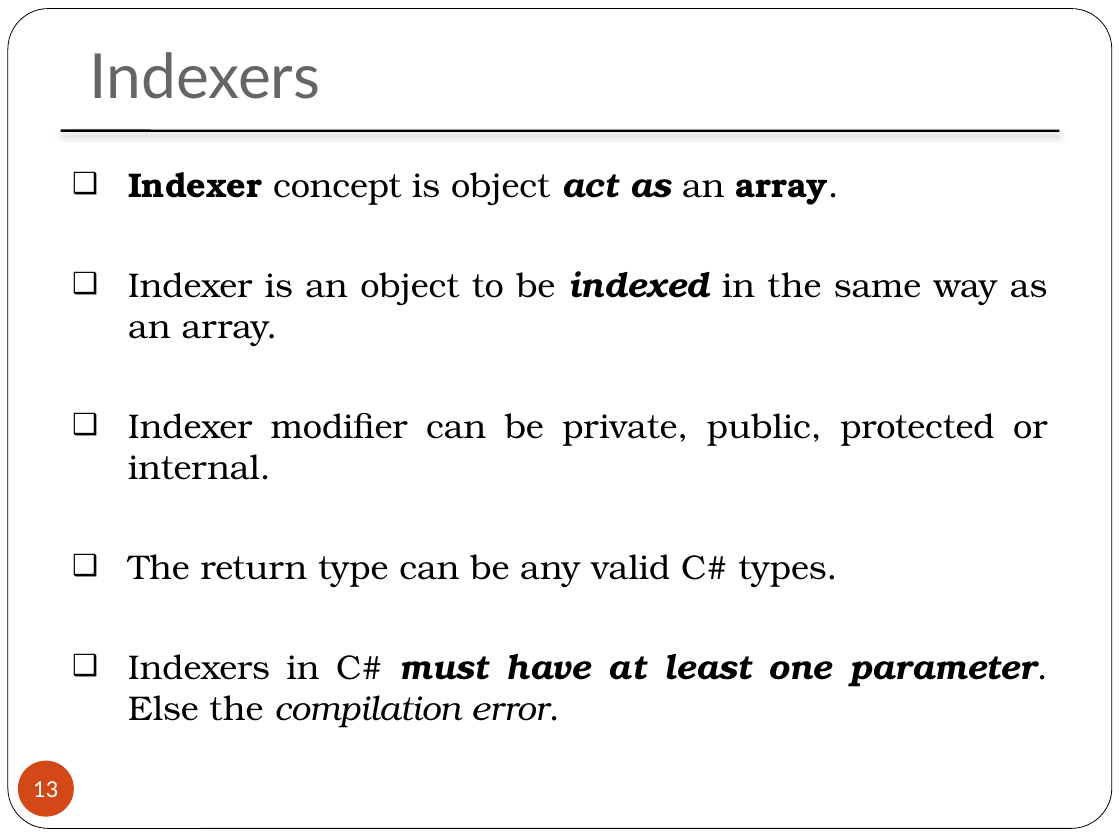
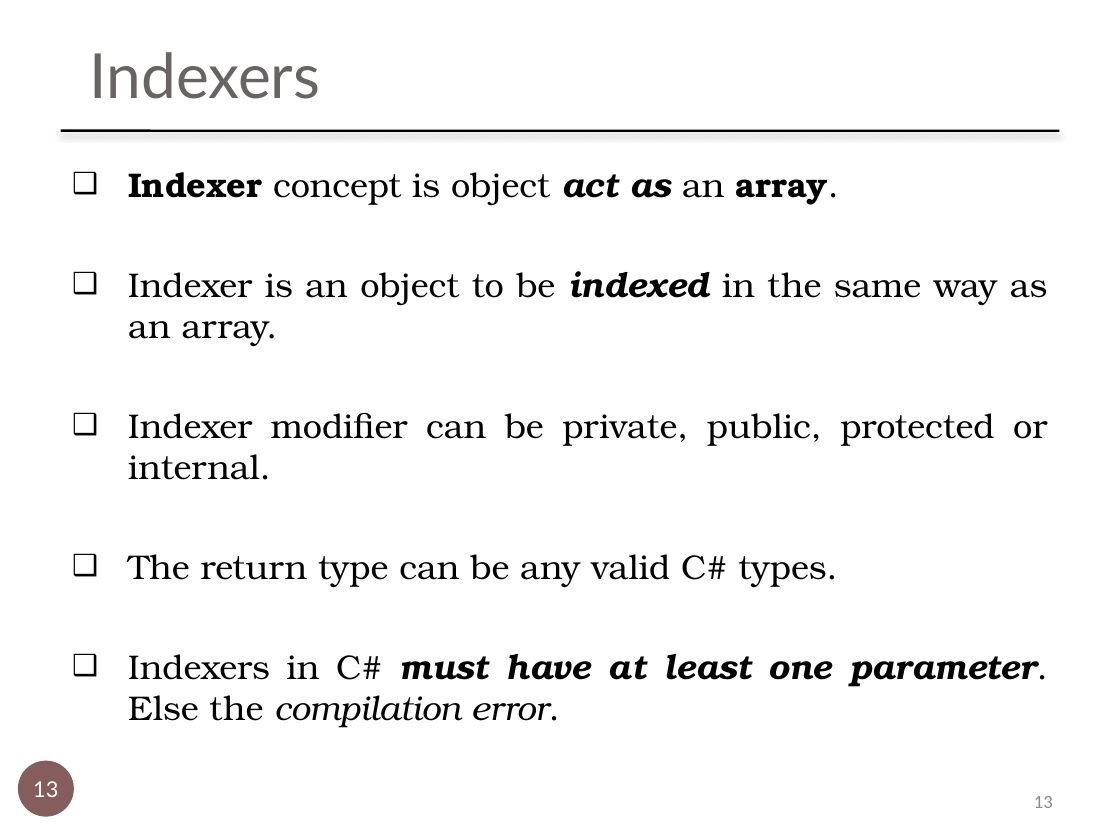
Before and after one commit to MaulikPatel295/MaulikPatel295, a slide deck: slide 13 of ALA/2160711_150124116006.pptx. Drawn at 1120x840 pixels with LibreOffice and Linux fonts; fonts in the diff are those of the drawing. Boxes give left, top, right and bottom in pixels: in the first picture for what was removed or moved away, otherwise in the second. Text is boxed around its words. In the diff, an @@ line names an element or a change of style, - is before the commit and + after.

```diff
--- a/ALA/2160711_150124116006.pptx
+++ b/ALA/2160711_150124116006.pptx
@@ rounded rectangle removed at <box>8,9,1112,829</box> @@
@@ page number at <box>18,760,74,816</box>: alignment centre to justified; fill #D34817 to #855D5D @@
@@ page number added at <box>1034,796,1053,808</box>, 12 pt, text #8C8C8C @@
+13
```
Also in this commit, not shown: 21 other slides changed, 1 other file.
